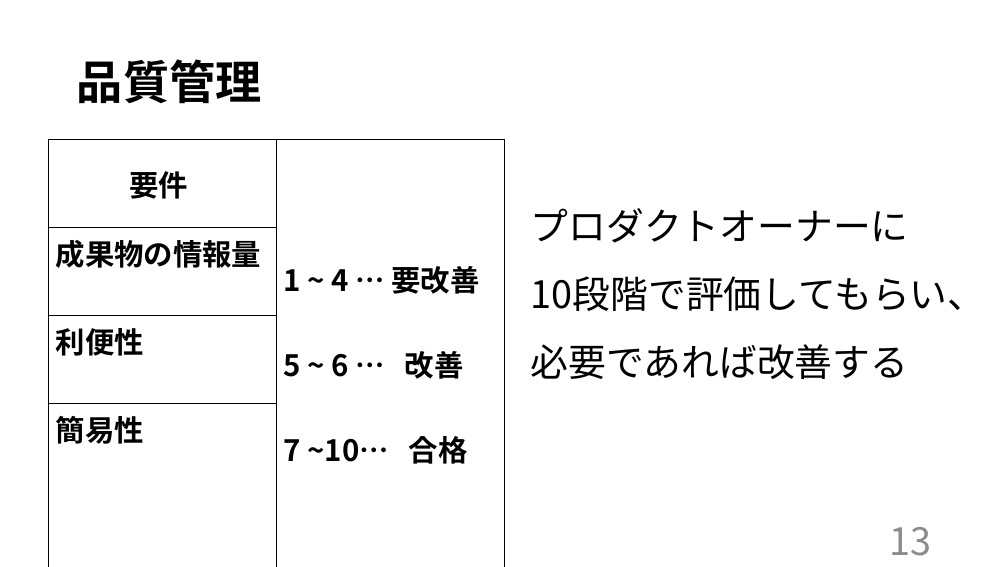
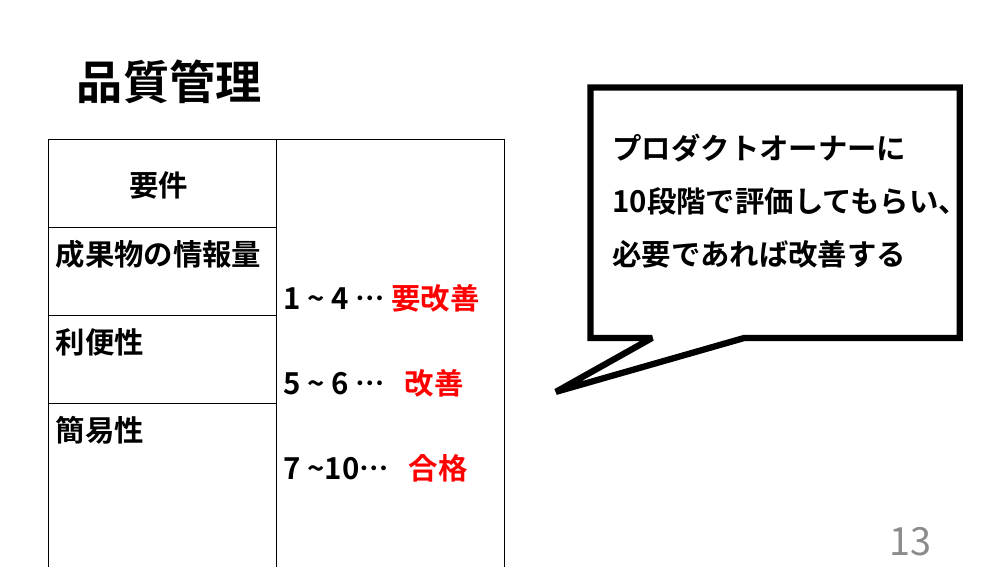
Before and after one commit to kazukiyoshida96/PM-, a slide deck: slide 14 of ＰＭ学科専用2.pptx. Drawn at 1008x567 pixels with LibreOffice and Linux fonts; fonts in the diff are those of the drawing. Boxes give left, top, right and bottom in pixels: in the first picture for what was removed or moved away, otherwise in the second. Text is boxed around its words. In the diff, an @@ line names an element or a change of style, - is before the commit and + after.

```diff
--- a/ＰＭ学科専用2.pptx
+++ b/ＰＭ学科専用2.pptx
@@ speech box added at [591,88,960,338], outline #000000 6 pt @@
@@ text "プロダクトオーナーに": place and size @@
-text "プロダクトオーナーに" at [531,208,986,379]
+text "プロダクトオーナーに" at [613,133,968,268]
@@ text "プロダクトオーナーに" at [613,133,968,268]: size 36 to 28 pt, bold on @@
@@ table at [48,140,504,492] @@
@@ text colour #000000 to #FF0000 in "要改善", "改善", "合格" @@
```
Also in this commit, not shown: 16 other slides changed.
